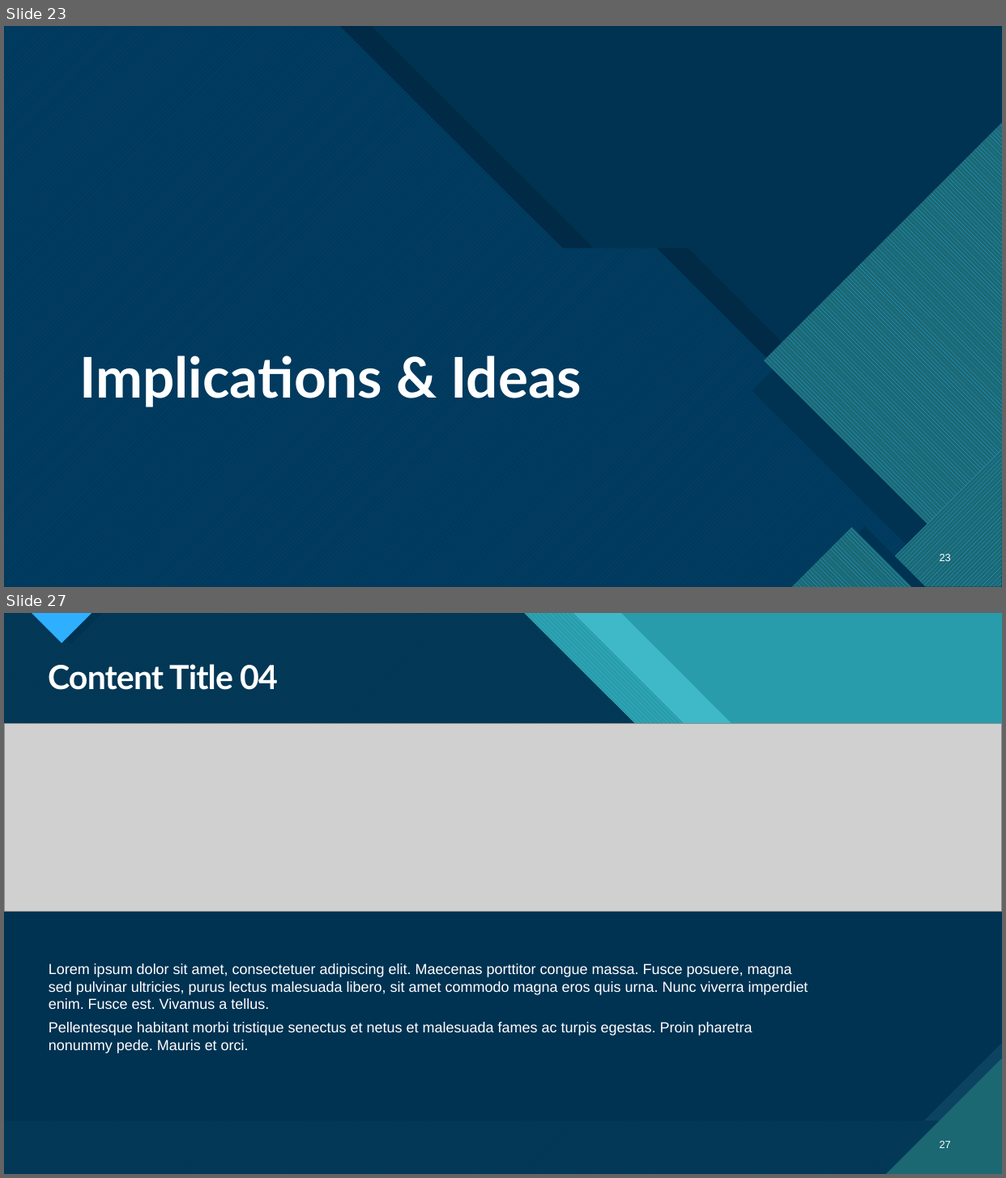
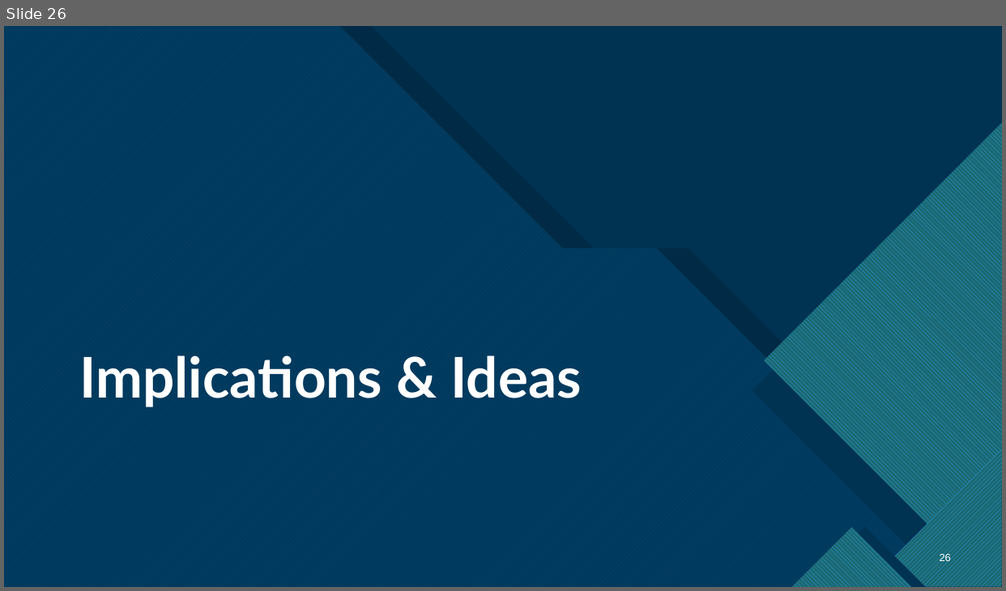
Before and after one commit to HunBurry/hon450-451, a slide deck: docs/Honors Thesis Presentation.pptx. Shown one above the other, each under a label of ours: slides 23 and 27 before the commit, slide 26 after it; the slides between them are not shown. The pictures are 1006x1178 and 1006x591 pixels, drawn with LibreOffice and Linux fonts; fonts in the diff are those of the drawing; grey boxes stand for pictures. Boxes give left, top, right and bottom in pixels: in the first picture for what was removed or moved away, otherwise in the second. Text is boxed around its words. In the diff, an @@ line names an element or a change of style, - is before the commit and + after.

```diff
--- a/docs/Honors Thesis Presentation.pptx
+++ b/docs/Honors Thesis Presentation.pptx
@@ slide 27 removed at <box>4,613,1002,1174</box>, background #47C3D3; not listed: 13 template elements that a slide beside it also shows @@
@@ rectangle removed at <box>4,613,1002,1174</box> @@
@@ rectangle removed at <box>4,613,1002,1174</box> @@
@@ freeform shape removed at <box>4,613,1002,1174</box> @@
@@ freeform shape removed at <box>4,613,1002,1174</box> @@
@@ freeform shape removed at <box>4,613,1002,1174</box> @@
@@ title removed at <box>48,664,278,690</box> @@
-Content Title 04
@@ picture removed at <box>4,724,1002,911</box> @@
@@ text removed at <box>49,964,808,1054</box> @@
-Lorem ipsum dolor sit amet, consectetuer adipiscing elit. Maecenas porttitor congue massa. Fusce posuere, magna sed pulvinar ultricies, purus lectus malesuada libero, sit amet commodo magna eros quis urna. Nunc viverra imperdiet enim. Fusce est. Vivamus a tellus.
-Pellentesque habitant morbi tristique senectus et netus et malesuada fames ac turpis egestas. Proin pharetra nonummy pede. Mauris et orci.
@@ page number removed at <box>940,1141,951,1148</box> @@
-27
@@ what was slide 23 is now slide 26 @@
@@ page number at <box>940,554,951,564</box>: text changed @@
-23
+26
```
Also in this commit, not shown: 3 slides changed, 9 slides added, 10 other slides removed.
